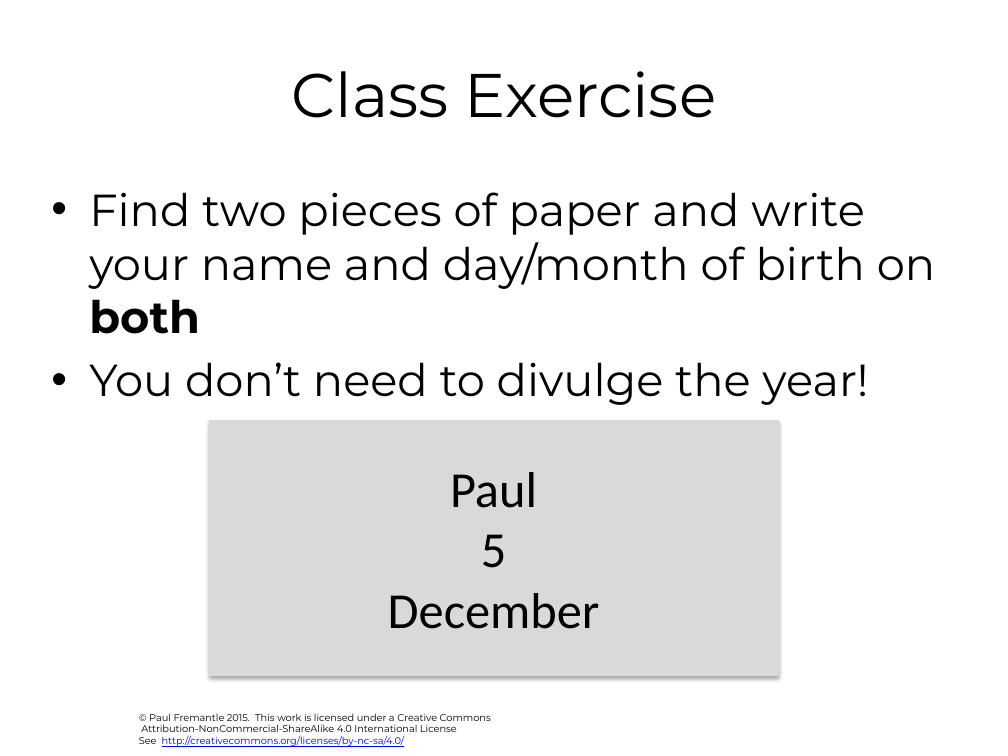
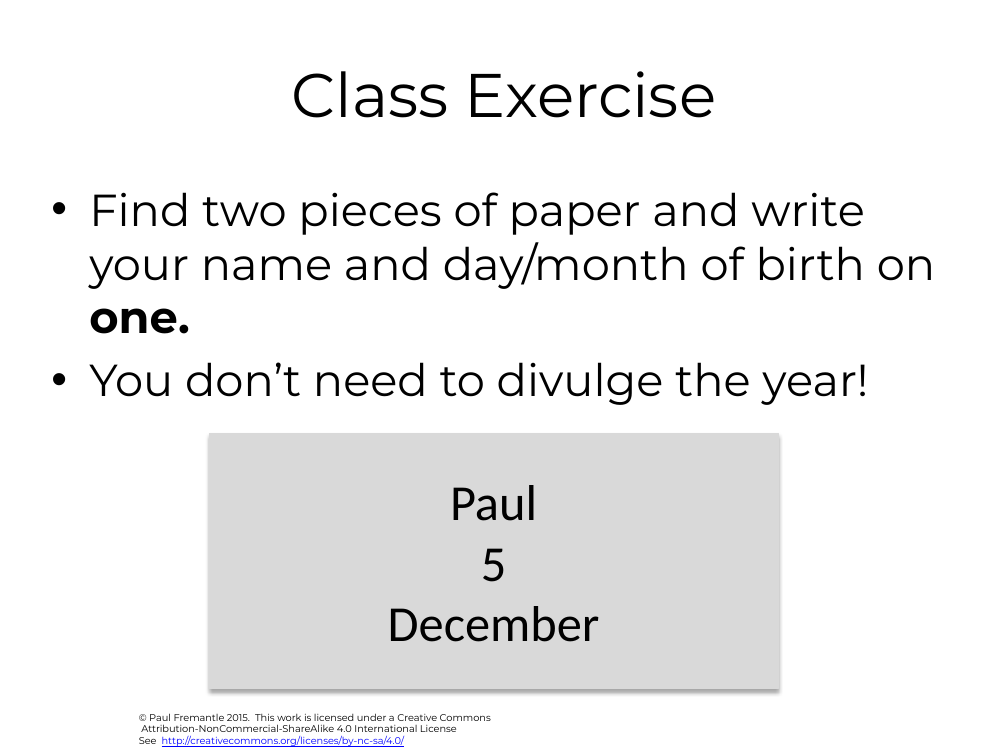
Before and after one commit to pzfreo/ox-clo, a slide deck: slide 6 of pres-source/05-mr-hadoop.pptx. Drawn at 1008x756 pixels with LibreOffice and Linux fonts; fonts in the diff are those of the drawing; background and template pictures are left out. Boxes give left, top, right and bottom in pixels: in the first picture for what was removed or moved away, otherwise in the second. Text is boxed around its words. In the diff, an @@ line names an element or a change of style, - is before the commit and + after.

```diff
--- a/pres-source/05-mr-hadoop.pptx
+++ b/pres-source/05-mr-hadoop.pptx
@@ text at bbox=[89, 192, 935, 334]: text changed @@
-• Find two pieces of paper and write your name and day/month of birth on both
+• Find two pieces of paper and write your name and day/month of birth on one.
@@ rectangle "Paul 5 December": place and size @@
-rectangle "Paul 5 December" at bbox=[210, 420, 778, 675]
+rectangle "Paul 5 December" at bbox=[210, 433, 778, 688]
```
Also in this commit, not shown: 5 other files.
